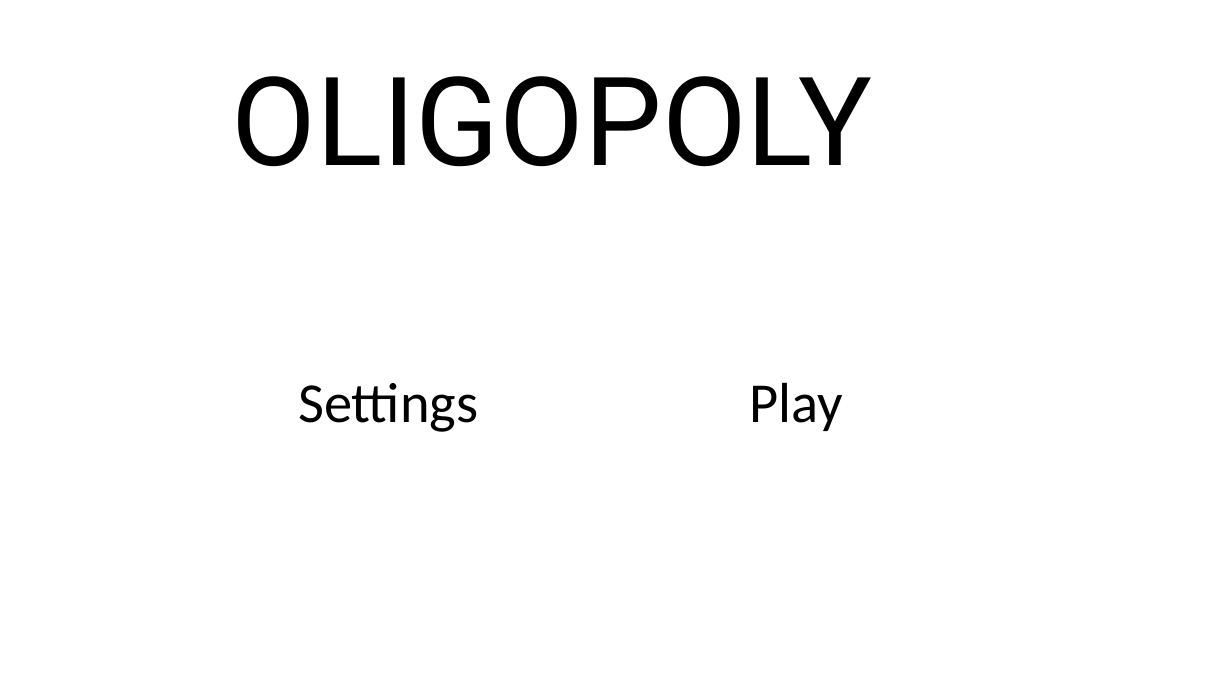
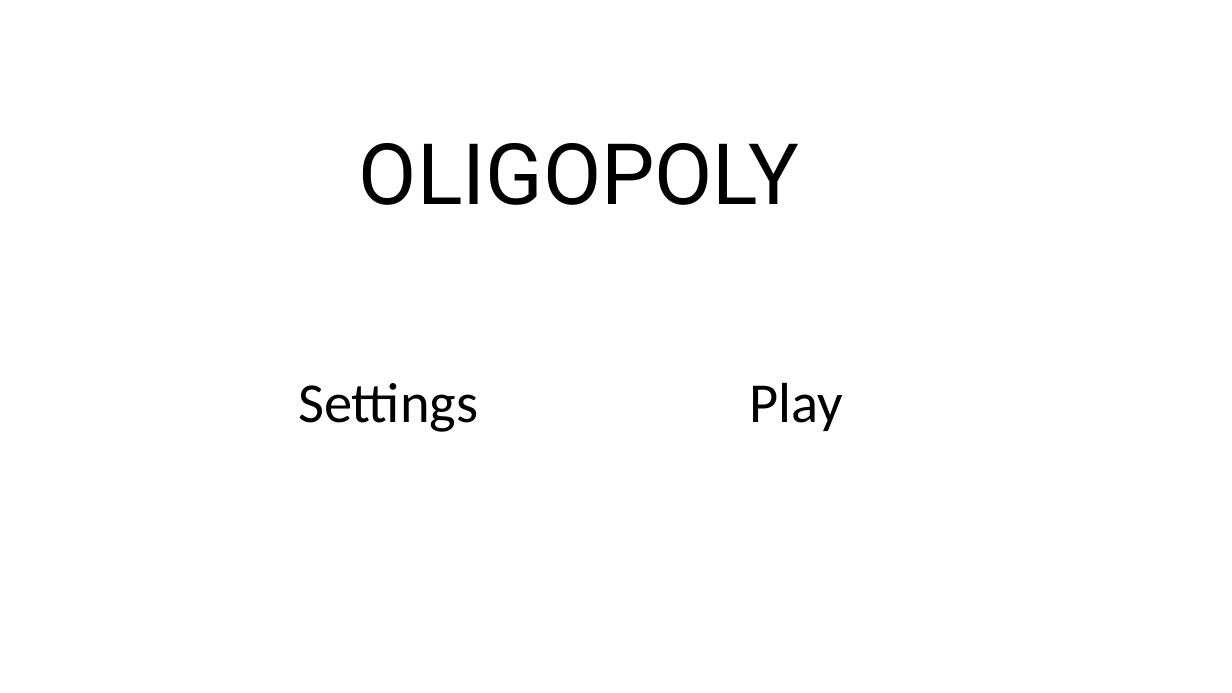
Before and after one commit to IBricchi/oligopoly, a slide deck: slide 1 of Assets/PPAssets.pptx. Drawn at 1232x693 pixels with LibreOffice and Linux fonts; fonts in the diff are those of the drawing. Boxes give left, top, right and bottom in pixels: in the first picture for what was removed or moved away, otherwise in the second. Text is boxed around its words. In the diff, an @@ line names an element or a change of style, - is before the commit and + after.

```diff
--- a/Assets/PPAssets.pptx
+++ b/Assets/PPAssets.pptx
@@ text "OLIGOPOLY": place and size @@
-text "OLIGOPOLY" at <box>232,76,873,167</box>
+text "OLIGOPOLY" at <box>359,143,800,205</box>
@@ text "OLIGOPOLY" at <box>359,143,800,205</box>: size 96 to 66 pt @@
```
Also in this commit, not shown: 3 other files.
